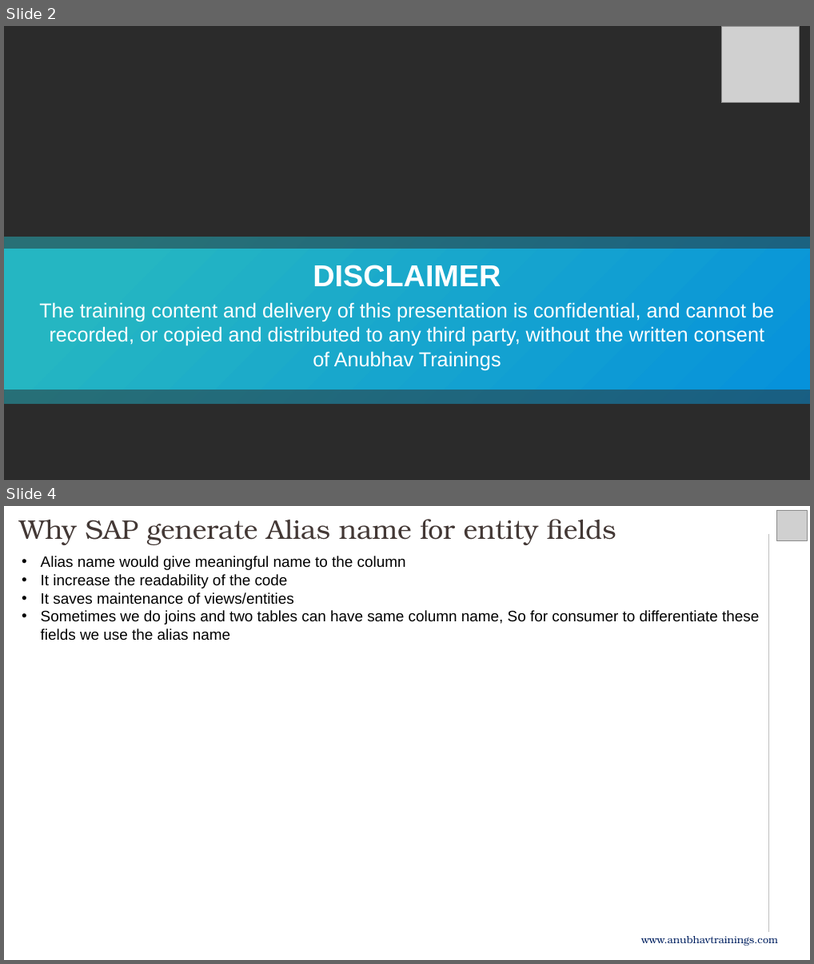
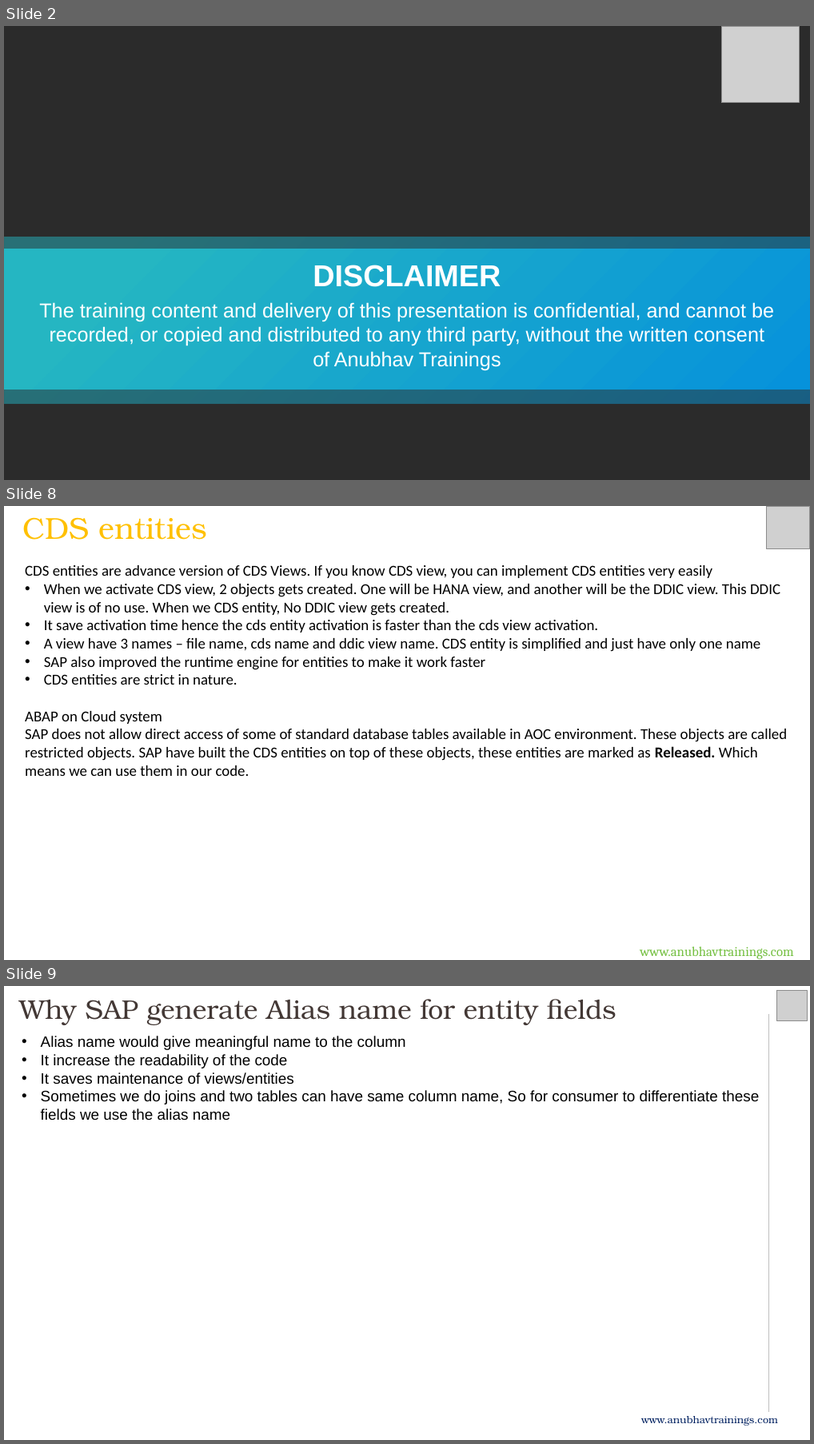
Before and after one commit to soyuztechnologies/HPE_Corporate_Training_CAP_RAP, a slide deck: Day 18/Day 18 -BTP Architect.pptx. Shown one above the other, each under a label of ours: slides 2 and 4 before the commit, slides 2, 8 and 9 after it; the slides between them are not shown. The pictures are 814x964 and 814x1444 pixels, drawn with LibreOffice and Linux fonts; fonts in the diff are those of the drawing; grey boxes stand for pictures; background and template pictures are left out; a plain dark background stands for a picture behind light text. Boxes give left, top, right and bottom in pixels: in the first picture for what was removed or moved away, otherwise in the second. Text is boxed around its words. In the diff, an @@ line names an element or a change of style, - is before the commit and + after.

Commit message:
Auto bot updater Anubhav Trainings

```diff
--- a/Day 18/Day 18 -BTP Architect.pptx
+++ b/Day 18/Day 18 -BTP Architect.pptx
@@ slide 8 added at [4,506,810,960], background #FFFFFF @@
@@ text added at [22,517,207,540], 36 pt, text #FFC000 @@
+CDS entities
@@ picture added at [767,506,810,549] @@
@@ text added at [25,565,787,776], 18 pt, text #000000 @@
+CDS entities are advance version of CDS Views. If you know CDS view, you can implement CDS entities very easily
+• When we activate CDS view, 2 objects gets created. One will be HANA view, and another will be the DDIC view. This DDIC view is of no use. When we CDS entity, No DDIC view gets created.
+• It save activation time hence the cds entity activation is faster than the cds view activation.
+• A view have 3 names – file name, cds name and ddic view name. CDS entity is simplified and just have only one name
+• SAP also improved the runtime engine for entities to make it work faster
+• CDS entities are strict in nature.
+ABAP on Cloud system
+SAP does not allow direct access of some of standard database tables available in AOC environment. These objects are called restricted objects. SAP have built the CDS entities on top of these objects, these entities are marked as Released. Which means we can use them in our code.
@@ text added at [640,946,794,959], 16 pt, text #75C042 @@
+www.anubhavtrainings.com
@@ what was slide 4 is now slide 9 @@
```
Also in this commit, not shown: 1 slide changed, 4 other slides added, 7 other files.
